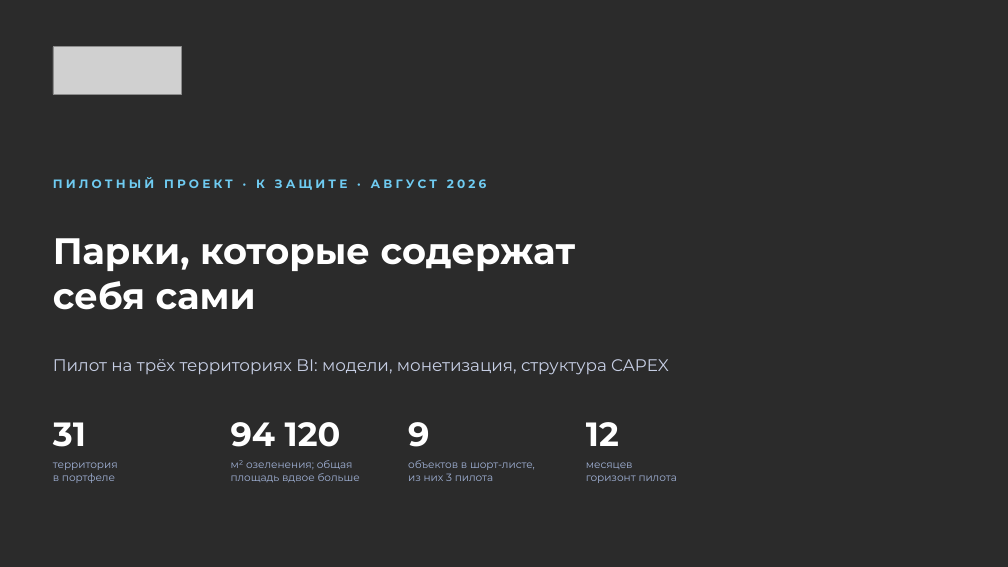
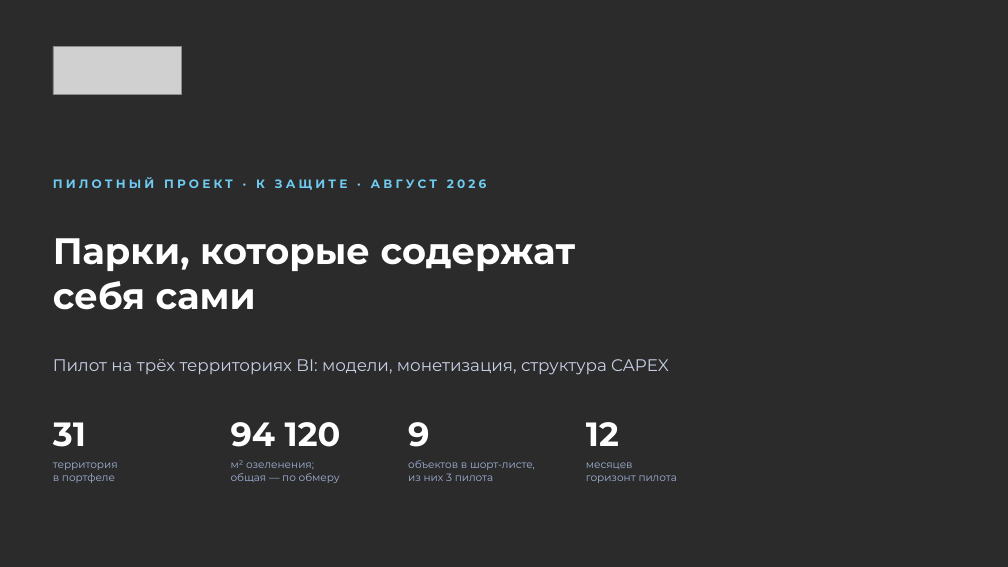
Before and after one commit to jprashkevich/bi-korshiler, a slide deck: slide 1 of docs/research/BIG-Life-park-pilot.pptx. Drawn at 1008x567 pixels with LibreOffice and Linux fonts; fonts in the diff are those of the drawing; grey boxes stand for pictures; background and template pictures are left out; a plain dark background stands for a picture behind light text. Boxes give left, top, right and bottom in pixels: in the first picture for what was removed or moved away, otherwise in the second. Text is boxed around its words. In the diff, an @@ line names an element or a change of style, - is before the commit and + after.

```diff
--- a/docs/research/BIG-Life-park-pilot.pptx
+++ b/docs/research/BIG-Life-park-pilot.pptx
@@ text at (231, 460, 340, 483): text changed @@
-м² озеленения; общая
-площадь вдвое больше
+м² озеленения;
+общая — по обмеру
```
Also in this commit, not shown: 10 other slides changed, 1 slide added, 1 other file.
